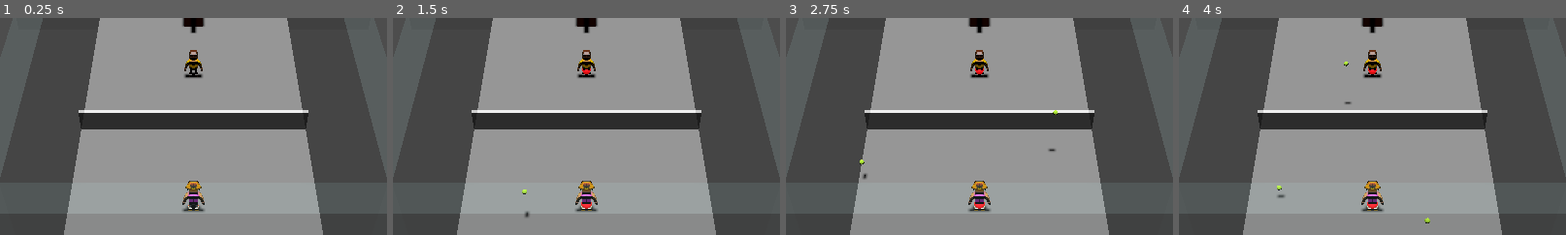
Above: before the commit, frames 1-4 (left to right).
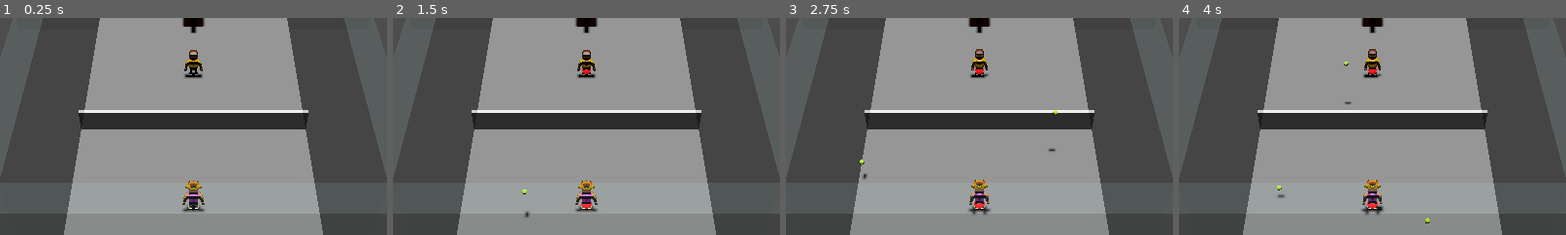
Above: after the commit, the same moments.

Repository: nicolassantibanez/padel-arcade
Game: Godot game, scene res://main.tscn
Two runs of this game, one before a commit and one after it. Both use one fixed random seed, a clock stepped at 60 frames per second and the inputs below.
Inputs:
- Up to frame 1 (0.25 s): no input
- Up to frame 2 (1.5 s): tap Space (shoot_ball) at 0.6 s; tap M at 1.35 s
- Up to frame 3 (2.75 s): tap Space (shoot_ball) at 2.1 s
- Up to frame 4 (4 s): tap Enter at 2.75 s; tap M at 2.85 s; tap Space (shoot_ball) at 3.6 s
The pictures show only the part of the screen within x 25-75%, y 25-75%; the shares and areas given below are measured in that part.

The runs differ from the first frame. In frame 1, less than 0.1% of the frame differs, in the area x 47-53%, y 15-88%; in frame 2, less than 0.1%; in frame 3, 0.5%; in frame 4, 0.5%, in the area x 47-53%, y 14-91%.

Commit message:
feat: Player walk + idle animations

Diff:
--- a/player.gd
+++ b/player.gd
@@ -7,7 +7,7 @@
 
 @export var player_id: int = 1
 # How fast the player moves in meters per second
-@export var speed: float = 14
+@export var speed: float = 7
 # Downward acceleration
 @export var fall_acceleration: float = 75
 
@@ -15,6 +15,7 @@
 @onready var late_hit_zone: Area3D = $LateHitZone
 @onready var inner_hit_zone: Area3D = $InnerHitZone
 @onready var label_hit: RichTextLabel = $LabelHit
+@onready var character_model = $Pivot/Model
 
 var target_velocity: Vector3 = Vector3.ZERO
 var ball_scene: Resource = preload ("res://ball.tscn")
@@ -28,8 +29,11 @@
 var ball_in_inner_zone: bool = false
 var ball_to_hit: Ball = null
 var last_hit_status: String = ""
+var animation_player: AnimationPlayer = null
 
 func _ready():
+	animation_player = character_model.get_node("./AnimationPlayer")
+
 	early_hit_zone.body_entered.connect(_on_early_hit_zone_body_entered)
 	early_hit_zone.body_exited.connect(_on_early_hit_zone_body_exited)
 
@@ -84,8 +88,11 @@
 
 	if direction != Vector3.ZERO: # Si nos estamos moviendo
 		direction = direction.normalized()
+		animation_player.play("Walk")
 		# Setting the basis property will affect the rotation of the node.
 		$Pivot.basis = Basis.looking_at(direction)
+	else: # No moving
+		animation_player.play("Idle")
 
 	# Ground Velocity
 	target_velocity.x = direction.x * speed
--- a/ray.tscn
+++ b/ray.tscn
@@ -29,7 +29,7 @@
 transform = Transform3D(2, 0, 0, 0, 2, 0, 0, 0, 2, 2.08165e-12, -2, 2.08165e-12)
 visible = false
 
-[node name="BetterPadel_RY" parent="Pivot" instance=ExtResource("4_l1jv7")]
+[node name="Model" parent="Pivot" instance=ExtResource("4_l1jv7")]
 transform = Transform3D(2, 0, 0, 0, 2, 0, 0, 0, 2, 2.08165e-12, -2, 2.08165e-12)
 
 [node name="CollisionShape3D" type="CollisionShape3D" parent="."]
--- a/sainti.tscn
+++ b/sainti.tscn
@@ -29,7 +29,7 @@
 transform = Transform3D(2, 0, 0, 0, 2, 0, 0, 0, 2, 2.08165e-12, -2, 2.08165e-12)
 visible = false
 
-[node name="BetterPadel_Sainti" parent="Pivot" instance=ExtResource("4_ij3cr")]
+[node name="Model" parent="Pivot" instance=ExtResource("4_ij3cr")]
 transform = Transform3D(2, 0, 0, 0, 2, 0, 0, 0, 2, 2.08165e-12, -2, 2.08165e-12)
 
 [node name="CollisionShape3D" type="CollisionShape3D" parent="."]
